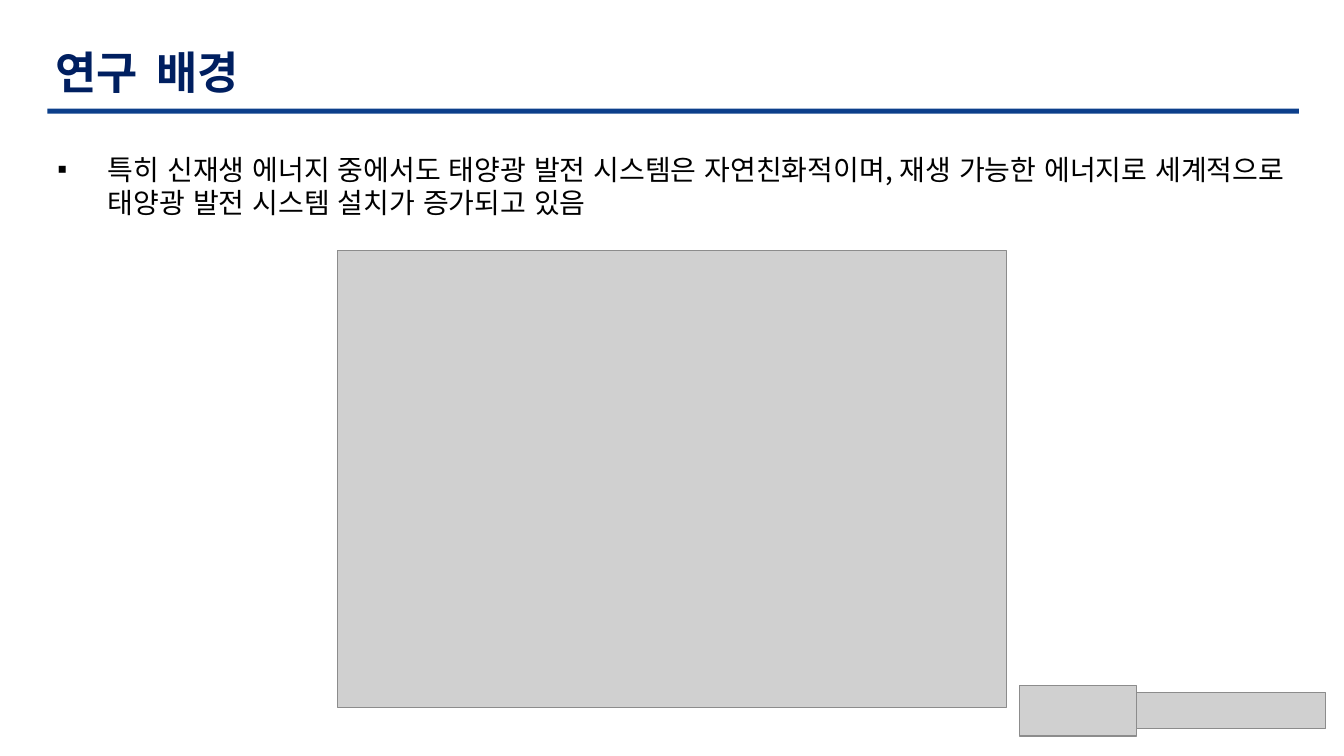
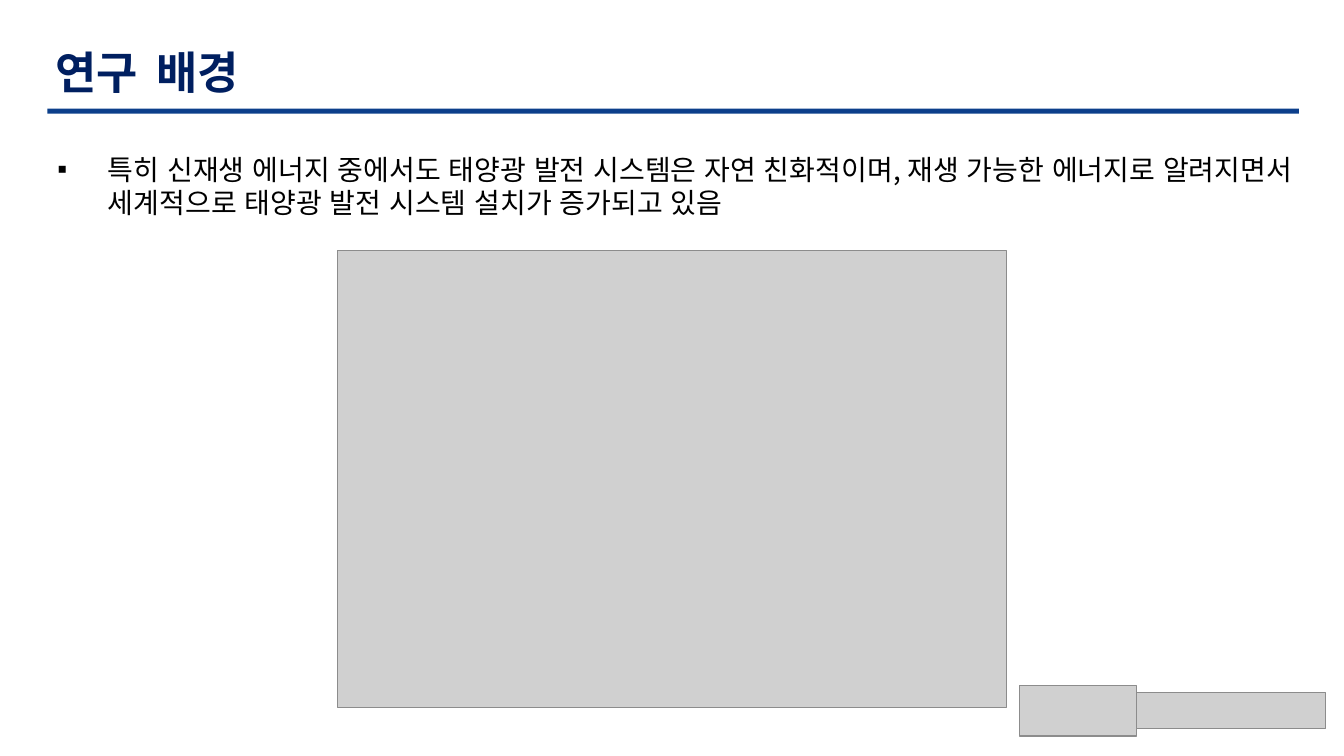
Before and after one commit to TaegyuHan/Solar_radiation_prediction_model, a slide deck: slide 5 of KICS_PT/[KICS] 모델 poster.pptx (slide 4 before the commit). Drawn at 1344x756 pixels with LibreOffice and Linux fonts; fonts in the diff are those of the drawing; grey boxes stand for pictures. Boxes give left, top, right and bottom in pixels: in the first picture for what was removed or moved away, otherwise in the second. Text is boxed around its words. In the diff, an @@ line names an element or a change of style, - is before the commit and + after.

```diff
--- a/KICS_PT/[KICS] 모델 poster.pptx
+++ b/KICS_PT/[KICS] 모델 poster.pptx
@@ text at [108,156,1292,216]: text changed @@
-▪ 특히 신재생 에너지 중에서도 태양광 발전 시스템은 자연친화적이며, 재생 가능한 에너지로 세계적으로 태양광 발전 시스템 설치가 증가되고 있음
+▪ 특히 신재생 에너지 중에서도 태양광 발전 시스템은 자연 친화적이며, 재생 가능한 에너지로 알려지면서 세계적으로 태양광 발전 시스템 설치가 증가되고 있음
```
Also in this commit, not shown: 8 other slides changed, 2 slides added, 1 slide removed.
